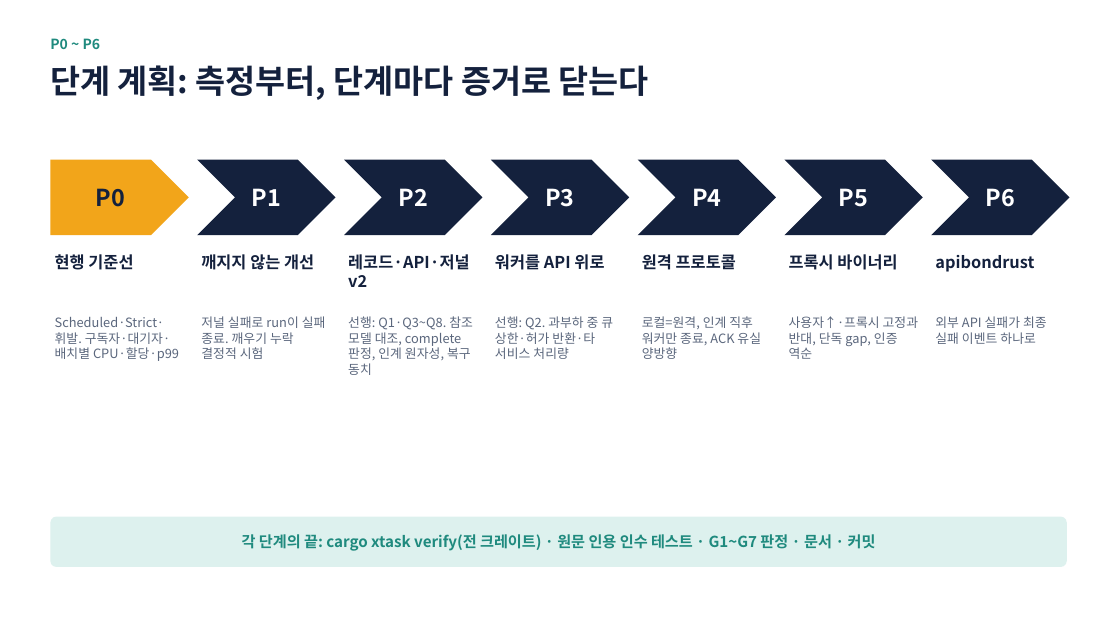
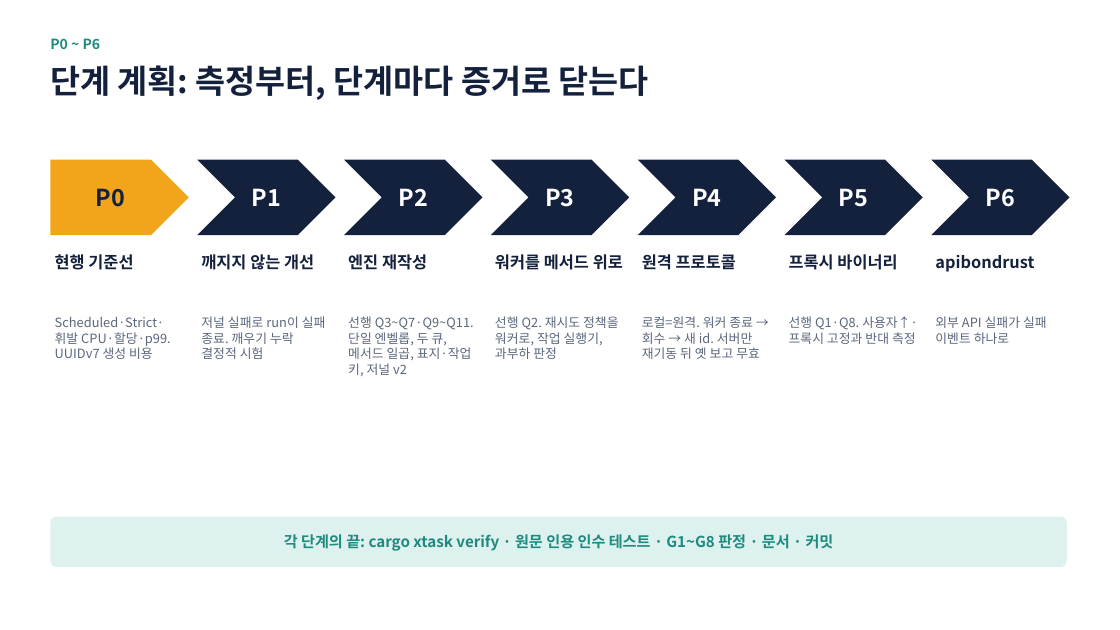
Before and after one commit to hikaMaeng/ruvent, a slide deck: slide 19 of docs/proposals/event-server-redesign.pptx. Drawn at 1120x630 pixels with LibreOffice and Linux fonts; fonts in the diff are those of the drawing. Boxes give left, top, right and bottom in pixels: in the first picture for what was removed or moved away, otherwise in the second. Text is boxed around its words. In the diff, an @@ line names an element or a change of style, - is before the commit and + after.

```diff
--- a/docs/proposals/event-server-redesign.pptx
+++ b/docs/proposals/event-server-redesign.pptx
@@ text at [348,254,427,270]: text changed @@
-레코드·API·저널 v2
+엔진 재작성
@@ text at [495,254,623,270]: text changed @@
-워커를 API 위로
+워커를 메서드 위로
@@ text at [55,317,171,359]: text changed @@
-Scheduled·Strict·휘발. 구독자·대기자·배치별 CPU·할당·p99
+Scheduled·Strict·휘발 CPU·할당·p99. UUIDv7 생성 비용
@@ text at [348,316,474,376]: text changed @@
-선행: Q1·Q3~Q8. 참조 모델 대조, complete 판정, 인계 원자성, 복구 동치
+선행 Q3~Q7·Q9~Q11. 단일 엔벨롭, 두 큐, 메서드 일곱, 표지·작업 키, 저널 v2
@@ text at [495,316,618,359]: text changed @@
-선행: Q2. 과부하 중 큐 상한·허가 반환·타 서비스 처리량
+선행 Q2. 재시도 정책을 워커로, 작업 실행기, 과부하 판정
@@ text at [642,316,760,359]: text changed @@
-로컬=원격, 인계 직후 워커만 종료, ACK 유실 양방향
+로컬=원격. 워커 종료 → 회수 → 새 id. 서버만 재기동 뒤 옛 보고 무효
@@ text at [789,316,918,344]: text changed @@
-사용자↑·프록시 고정과 반대, 단독 gap, 인증 역순
+선행 Q1·Q8. 사용자↑·프록시 고정과 반대 측정
@@ text at [935,316,1047,344]: text changed @@
-외부 API 실패가 최종 실패 이벤트 하나로
+외부 API 실패가 실패 이벤트 하나로
@@ text in rounded rectangle at [284,534,834,551]: text changed @@
-각 단계의 끝: cargo xtask verify(전 크레이트) · 원문 인용 인수 테스트 · G1~G7 판정 · 문서 · 커밋
+각 단계의 끝: cargo xtask verify · 원문 인용 인수 테스트 · G1~G8 판정 · 문서 · 커밋
```
Also in this commit, not shown: 16 other slides changed, 6 slides added, 6 slides removed, 3 other files.
